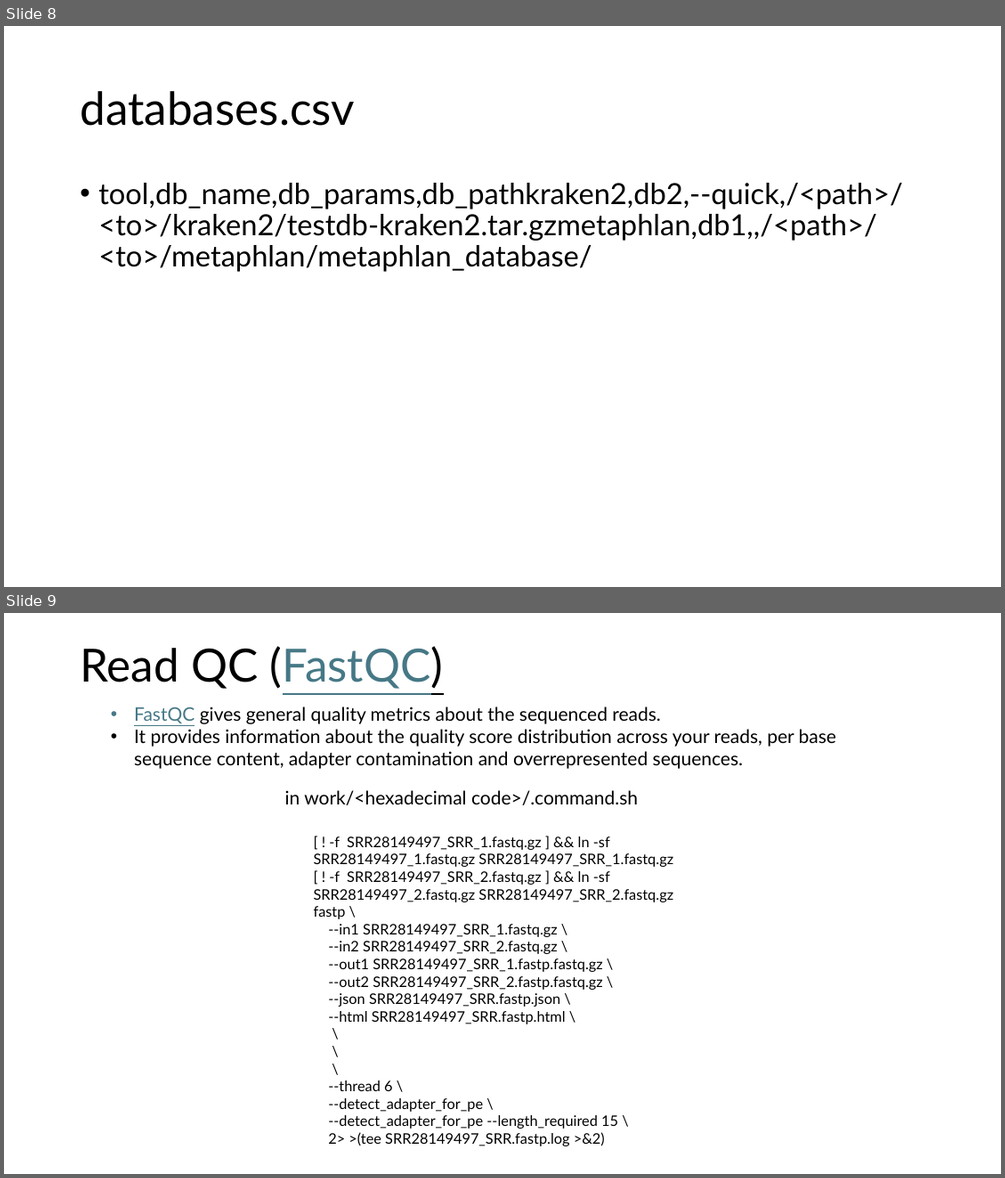
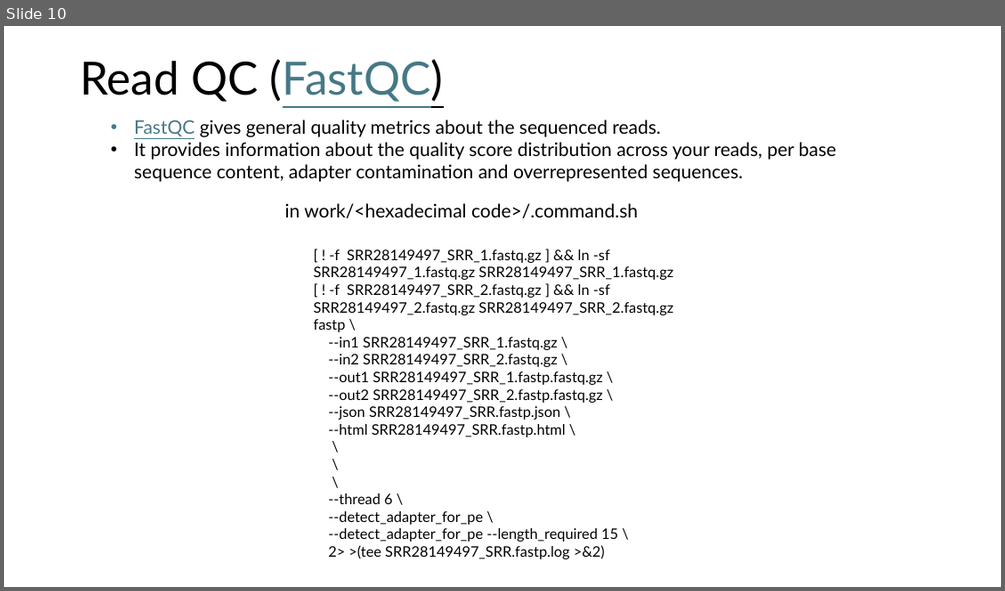
Before and after one commit to biosustain/dsp_metagenomics_training, a slide deck: course_contents/DataProcessing_taxprofiler.pptx. Shown one above the other, each under a label of ours: slides 8 and 9 before the commit, slide 10 after it. The pictures are 1005x1178 and 1005x591 pixels, drawn with LibreOffice and Linux fonts; fonts in the diff are those of the drawing. Boxes give left, top, right and bottom in pixels: in the first picture for what was removed or moved away, otherwise in the second. Text is boxed around its words. In the diff, an @@ line names an element or a change of style, - is before the commit and + after.

```diff
--- a/course_contents/DataProcessing_taxprofiler.pptx
+++ b/course_contents/DataProcessing_taxprofiler.pptx
@@ slide 8 removed at box(4, 26, 1001, 587), background #FFFFFF @@
@@ title removed at box(80, 91, 355, 126) @@
-databases.csv
@@ text removed at box(98, 183, 902, 272) @@
-• tool,db_name,db_params,db_pathkraken2,db2,--quick,/<path>/<to>/kraken2/testdb-kraken2.tar.gzmetaphlan,db1,,/<path>/<to>/metaphlan/metaphlan_database/
@@ what was slide 9 is now slide 10 @@
```
Also in this commit, not shown: 1 slide changed, 3 slides added, 1 other slide removed, 3 other files.
